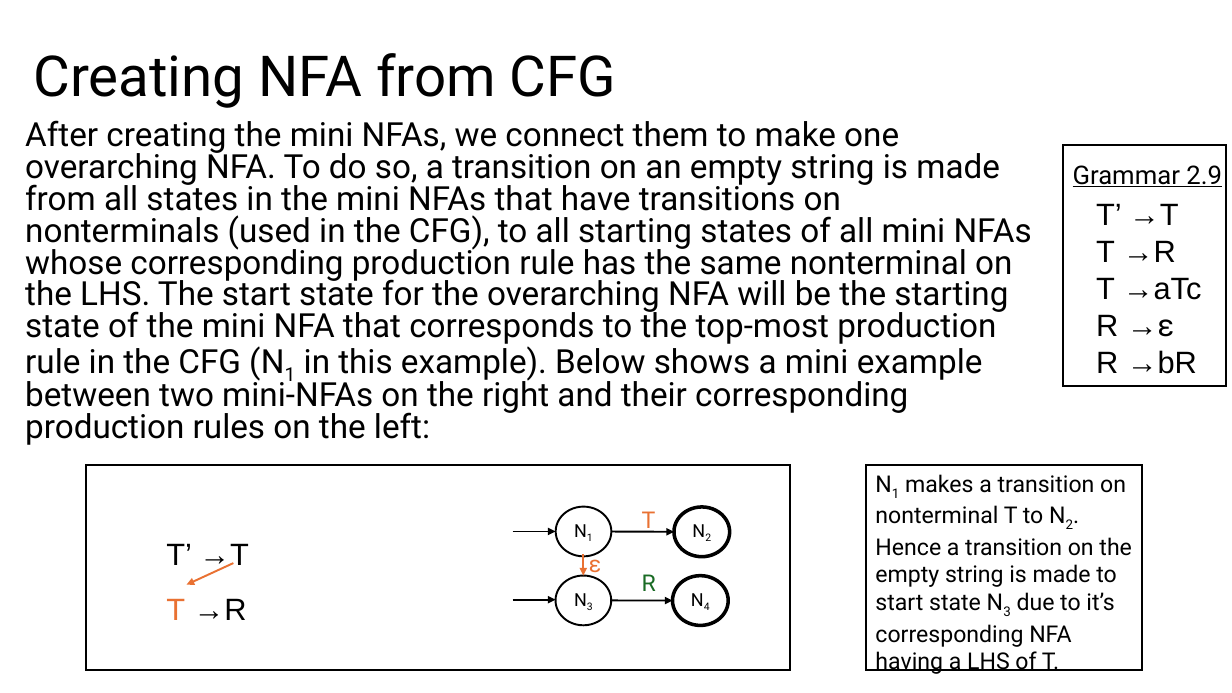
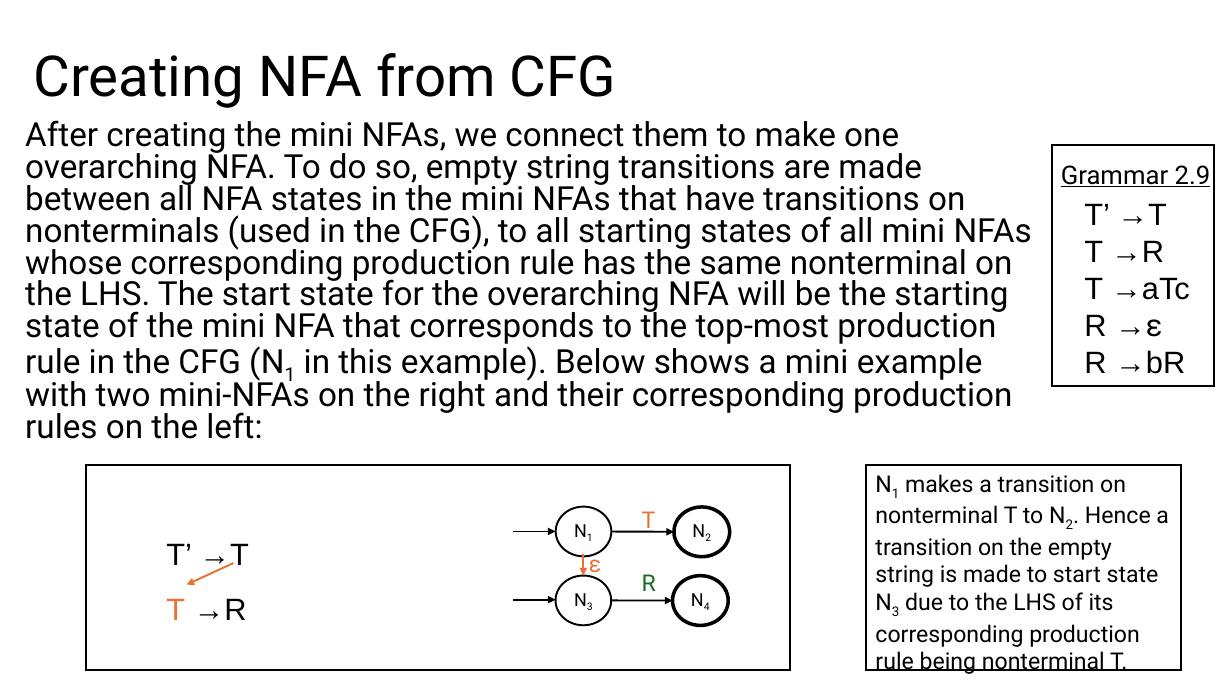
Before and after one commit to Danieldv-s/Research-Materials, a slide deck: slide 21 of Syntax-Analysis/Section2.13Expansion.pptx. Drawn at 1232x693 pixels with LibreOffice and Linux fonts; fonts in the diff are those of the drawing. Boxes give left, top, right and bottom in pixels: in the first picture for what was removed or moved away, otherwise in the second. Text is boxed around its words. In the diff, an @@ line names an element or a change of style, - is before the commit and + after.

```diff
--- a/Syntax-Analysis/Section2.13Expansion.pptx
+++ b/Syntax-Analysis/Section2.13Expansion.pptx
@@ text at (25,120,1032,439): text changed @@
-After creating the mini NFAs, we connect them to make one overarching NFA. To do so, a transition on an empty string is made from all states in the mini NFAs that have transitions on nonterminals (used in the CFG), to all starting states of all mini NFAs whose corresponding production rule has the same nonterminal on the LHS. The start state for the overarching NFA will be the starting state of the mini NFA that corresponds to the top-most production rule in the CFG (N1 in this example). Below shows a mini example between two mini-NFAs on the right and their corresponding production rules on the left:
+After creating the mini NFAs, we connect them to make one overarching NFA. To do so, empty string transitions are made between all NFA states in the mini NFAs that have transitions on nonterminals (used in the CFG), to all starting states of all mini NFAs whose corresponding production rule has the same nonterminal on the LHS. The start state for the overarching NFA will be the starting state of the mini NFA that corresponds to the top-most production rule in the CFG (N1 in this example). Below shows a mini example with two mini-NFAs on the right and their corresponding production rules on the left:
@@ 2 texts, 1 rectangle: place and size @@
-2 texts, 1 rectangle at (1064,145,1226,387)
+2 texts, 1 rectangle at (1052,145,1214,387)
@@ rectangle "N1 makes a transition on ...": place and size @@
-rectangle "N1 makes a transition on ..." at (867,465,1143,670)
+rectangle "N1 makes a transition on ..." at (867,465,1182,670)
@@ text in rectangle at (875,474,1169,674): text changed @@
-N1 makes a transition on nonterminal T to N2. Hence a transition on the empty string is made to start state N3 due to it’s corresponding NFA having a LHS of T.
+N1 makes a transition on nonterminal T to N2. Hence a transition on the empty string is made to start state N3 due to the LHS of its corresponding production rule being nonterminal T.
```
Also in this commit, not shown: 43 other slides changed.
